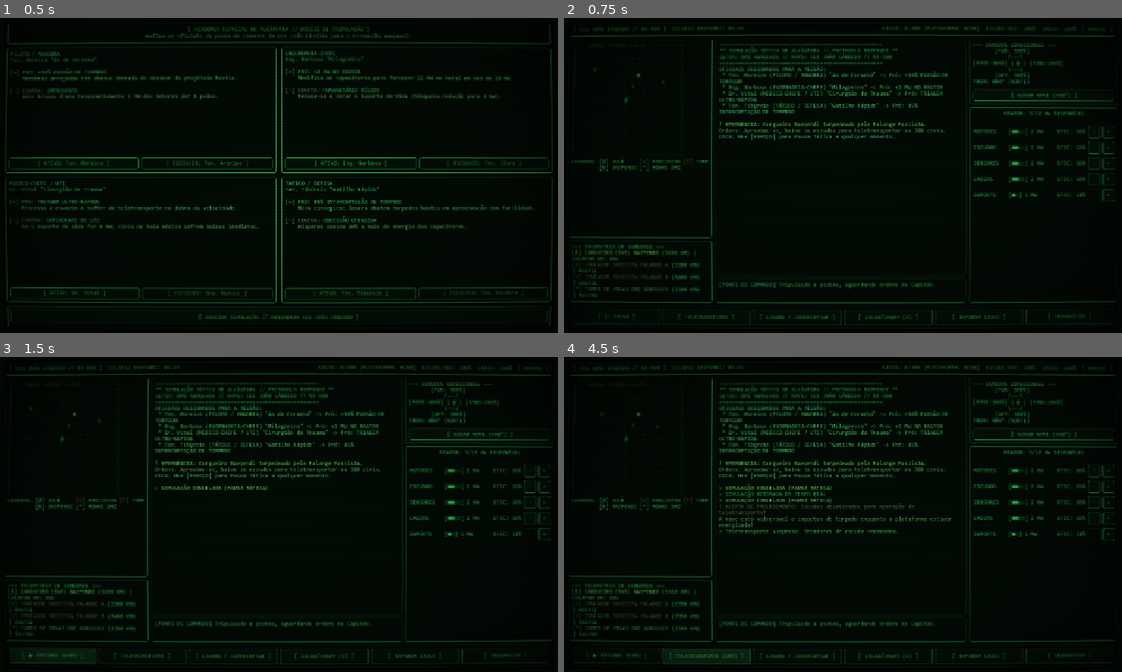
Above: before the commit, frames 1-4 (two rows, left to right).
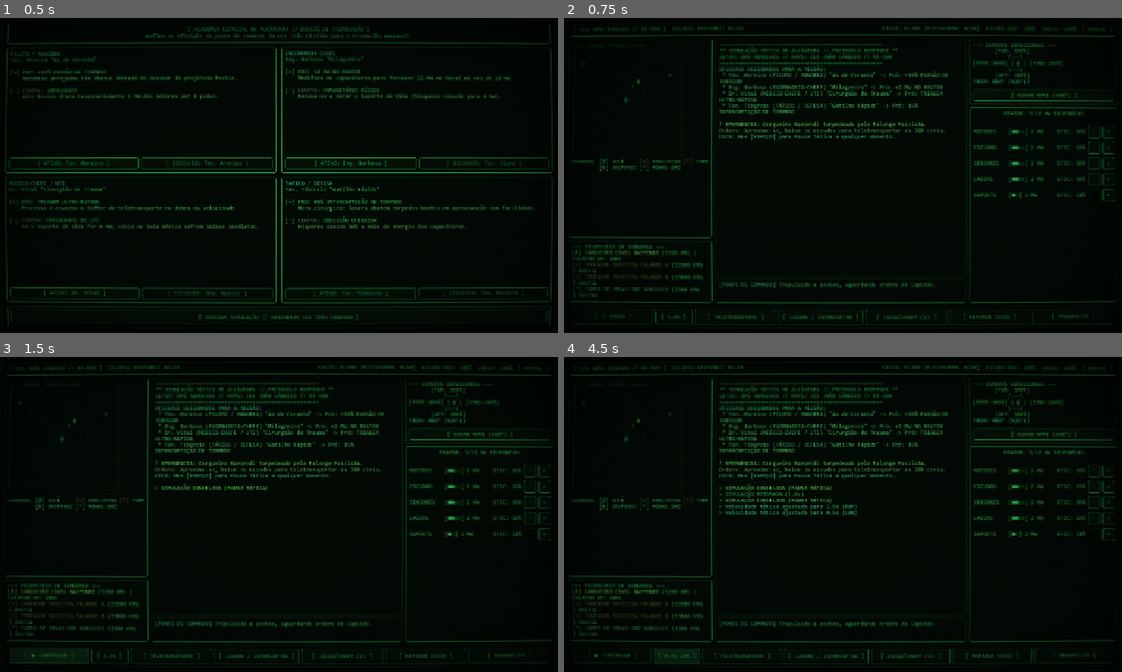
Above: after the commit, the same moments.

Repository: lucasfpastre/scifigame
Game: Godot game, scene res://scenes/crew_selection.tscn
Two runs of this game, one before a commit and one after it. Both use one fixed random seed, a clock stepped at 60 frames per second and the inputs below.
Inputs (mouse positions are in pixels of both pictures, inside the frame that each line leads up to):
- Up to frame 1 (0.5 s): no input
- Up to frame 2 (0.75 s): click "[ INICIAR SIMULAÇÃO // DESDOB…" at 0.5 s
- Up to frame 3 (1.5 s): click "[ || PAUSA ]" at 1.25 s
- Up to frame 4 (4.5 s): click "[ ▶ RETOMAR TEMPO ]" (after the commit: "[ ▶ CONTINUAR ]") at 2 s; click "[ || PAUSA TÁTICA ]" (after the commit: "[ || PAUSA ]") at 2.75 s; click (670, 656) at 3.5 s, where only the run after the commit has a clickable "[ 1.0x ]"; click (675, 656) at 4.25 s, where only the run after the commit has a clickable "[ 1.5x RAP ]"

Frame 1 is identical in both runs. In frame 2, 0.5% of the frame differs, in the area x 5-95%, y 15-98%; in frame 3, 0.6%; in frame 4, 1.7%, in the area x 4-96%, y 17-98%.

Commit message:
feat: rebalanceamento de ritmo tático, controle de velocidade (0.5x, 1x, 1.5x) e escalonamento de ameaça

Diff:
--- a/scenes/main_console.tscn
+++ b/scenes/main_console.tscn
@@ -355,6 +355,12 @@
 size_flags_horizontal = 3
 text = "[ || PAUSA ]"
 
+[node name="BtnSpeed" type="Button" parent="Margin/Layout/ActionBar/HBox"]
+unique_name_in_owner = true
+custom_minimum_size = Vector2(85, 0)
+layout_mode = 2
+text = "[ 1.0x ]"
+
 [node name="BtnTransport" type="Button" parent="Margin/Layout/ActionBar/HBox"]
 unique_name_in_owner = true
 layout_mode = 2
--- a/scripts/main_console.gd
+++ b/scripts/main_console.gd
@@ -31,6 +31,7 @@
 
 # Botões de Ação na Barra Inferior
 @onready var btn_pause: Button = %BtnPause
+@onready var btn_speed: Button = %BtnSpeed
 @onready var btn_transport: Button = %BtnTransport
 @onready var btn_fire: Button = %BtnFire
 @onready var btn_chaff: Button = %BtnChaff
@@ -43,8 +44,10 @@
 # Controle de Tempo e Loop Semi-Real-Time
 var is_paused: bool = false
 var is_game_over: bool = false
+var speed_multiplier: float = 1.0
+var base_tick_interval: float = 2.4 # 2.4s por pulso em 1.0x (cadência tática legível)
+var tick_interval: float = 2.4
 var tick_accumulator: float = 0.0
-var tick_interval: float = 1.4 # Segundos por pulso tático
 var stardate: float = 4312.1
 var tick_count: int = 1
 
@@ -76,13 +79,20 @@
 func _input(event: InputEvent) -> void:
 	if event.is_action_pressed("ui_accept") or (event is InputEventKey and event.pressed and event.keycode == KEY_SPACE):
 		_toggle_pause()
+	elif event is InputEventKey and event.pressed and not is_game_over:
+		if event.keycode == KEY_1:
+			_set_speed(0.5)
+		elif event.keycode == KEY_2:
+			_set_speed(1.0)
+		elif event.keycode == KEY_3:
+			_set_speed(1.5)
 
 func _process(delta: float) -> void:
 	if is_game_over:
 		return
 
 	if not is_paused:
-		var collapsed = radar.tick_collapse_timer(delta)
+		var collapsed = radar.tick_collapse_timer(delta * speed_multiplier)
 		_update_header_status()
 		if collapsed:
 			_log("[color=#ff1111]*** CATÁSTROFE: O CASCO DO CARGUEIRO BAEPENDI COLAPSOU! ***[/color]")
@@ -99,11 +109,30 @@
 	is_paused = not is_paused
 	sfx.play_click()
 	if is_paused:
-		btn_pause.text = "[ ▶ RETOMAR TEMPO ]"
+		btn_pause.text = "[ ▶ CONTINUAR ]"
 		_log("[color=#ffff55]> SIMULAÇÃO CONGELADA (PAUSA TÁTICA)[/color]")
 	else:
-		btn_pause.text = "[ || PAUSA TÁTICA ]"
-		_log("[color=#33ff66]> SIMULAÇÃO RETOMADA EM TEMPO REAL[/color]")
+		btn_pause.text = "[ || PAUSA ]"
+		_log("[color=#33ff66]> SIMULAÇÃO RETOMADA (%.1fx)[/color]" % speed_multiplier)
+
+func _on_speed_toggle() -> void:
+	if is_game_over: return
+	sfx.play_click()
+	if speed_multiplier == 1.0:
+		_set_speed(1.5)
+	elif speed_multiplier == 1.5:
+		_set_speed(0.5)
+	else:
+		_set_speed(1.0)
+
+func _set_speed(new_speed: float) -> void:
+	speed_multiplier = new_speed
+	tick_interval = base_tick_interval / speed_multiplier
+	var label_tag = "NOR"
+	if speed_multiplier == 0.5: label_tag = "LEN"
+	elif speed_multiplier == 1.5: label_tag = "RAP"
+	btn_speed.text = "[ %.1fx %s ]" % [speed_multiplier, label_tag]
+	_log("[color=#55ffff]> Velocidade tática ajustada para %.1fx (%s)[/color]" % [speed_multiplier, label_tag])
 
 func _advance_tactical_tick() -> void:
 	tick_count += 1
@@ -202,6 +231,7 @@
 	ship.crew_intercom.connect(_on_crew_intercom)
 
 	btn_pause.pressed.connect(_toggle_pause)
+	btn_speed.pressed.connect(_on_speed_toggle)
 	btn_rotate.pressed.connect(_on_action_rotate)
 	btn_transport.pressed.connect(_on_action_transport_toggle)
 	btn_fire.pressed.connect(_on_action_fire_or_intercept)
--- a/scripts/tactical_radar.gd
+++ b/scripts/tactical_radar.gd
@@ -5,8 +5,8 @@
 var contacts: Array[Dictionary] = []
 var active_torpedoes: Array[Dictionary] = []
 
-# Relógio de Colapso da Kobayashi Maru (em segundos)
-var km_collapse_seconds: float = 95.0
+# Relógio de Colapso do Baependi (3 minutos completos para permitir planejamento tático)
+var km_collapse_seconds: float = 180.0
 var km_is_destroyed: bool = false
 var sweep_phase: int = 0
 
@@ -16,7 +16,7 @@
 func reset_simulation_sector() -> void:
 	contacts.clear()
 	active_torpedoes.clear()
-	km_collapse_seconds = 95.0
+	km_collapse_seconds = 180.0
 	km_is_destroyed = false
 
 	# Cargueiro Civil Baependi (Em perigo - Amarelo)
@@ -27,29 +27,29 @@
 		"icon": "B",
 		"color": "#ffff44",
 		"x": 2,
-		"y": -4,
-		"distance_km": 3600,
-		"hull": 28,
+		"y": -3,
+		"distance_km": 3200,
+		"hull": 40,
 		"shield": 0,
 		"hostile": false,
 		"identified": false
 	})
 
-	# Cruzadores de Ataque da Falange Fascista (Inimigos - Vermelho)
+	# Cruzadores de Ataque da Falange Fascista (Iniciam mais distantes, permitindo tempo de reação)
 	contacts.append({
 		"id": "FAL-01",
 		"name": "CRUZADOR FASCISTA FALANGE A",
 		"type": "WARSHIP",
 		"icon": "V",
 		"color": "#ff4444",
-		"x": -5,
-		"y": -5,
-		"distance_km": 7200,
+		"x": -7,
+		"y": -6,
+		"distance_km": 11500,
 		"hull": 100,
 		"shield": 100,
 		"hostile": true,
 		"identified": false,
-		"torpedo_cooldown": 2
+		"torpedo_cooldown": 7 # Demora 7 pulsos antes do primeiro disparo
 	})
 
 	contacts.append({
@@ -58,14 +58,14 @@
 		"type": "WARSHIP",
 		"icon": "V",
 		"color": "#ff4444",
-		"x": 6,
-		"y": -3,
-		"distance_km": 8400,
+		"x": 7,
+		"y": -4,
+		"distance_km": 13800,
 		"hull": 100,
 		"shield": 100,
 		"hostile": true,
 		"identified": false,
-		"torpedo_cooldown": 4
+		"torpedo_cooldown": 12 # Dispara bem depois, escalonando a ameaça
 	})
 
 	# Campo de minas na Zona Desmilitarizada de Abrolhos
@@ -101,7 +101,7 @@
 func update_tactical_tick(player_engines_eff: float, player_heading: int) -> Dictionary:
 	var tick_result = {
 		"events": [] as Array[String],
-		"torpedo_hits": [] as Array[Dictionary], # { damage, quadrant, torpedo_id }
+		"torpedo_hits": [] as Array[Dictionary],
 		"new_torpedoes_launched": false
 	}
 	sweep_phase = (sweep_phase + 1) % 4
@@ -109,26 +109,26 @@
 	# 1. Movimentação e disparo dos inimigos
 	for contact in contacts:
 		if contact.hostile:
-			# Aproximação gradual
-			contact.distance_km = max(800, contact.distance_km - 450)
-			if contact.x > 0: contact.x -= 1
-			elif contact.x < 0: contact.x += 1
-			if contact.y > 0: contact.y -= 1
-			elif contact.y < 0: contact.y += 1
+			# Aproximação gradual e cadenciada
+			contact.distance_km = max(1200, contact.distance_km - 350)
+			if contact.x > 0 and randf() < 0.6: contact.x -= 1
+			elif contact.x < 0 and randf() < 0.6: contact.x += 1
+			if contact.y > 0 and randf() < 0.6: contact.y -= 1
+			elif contact.y < 0 and randf() < 0.6: contact.y += 1
 
 			# Contagem de disparo de Torpedos
-			contact["torpedo_cooldown"] = contact.get("torpedo_cooldown", 3) - 1
-			if contact["torpedo_cooldown"] <= 0 and contact.distance_km <= 6500:
-				contact["torpedo_cooldown"] = randi_range(3, 5)
+			contact["torpedo_cooldown"] = contact.get("torpedo_cooldown", 7) - 1
+			if contact["torpedo_cooldown"] <= 0 and contact.distance_km <= 8000:
+				contact["torpedo_cooldown"] = randi_range(7, 10) # Recarga espaçada
 				_launch_torpedo_from(contact)
 				tick_result["events"].append("ALERTA TÁTICO: %s DISPAROU TORPEDO DE FÓTONS!" % contact.name)
 				tick_result["new_torpedoes_launched"] = true
 		else:
 			# Se for o Cargueiro Baependi e jogador tiver motores
 			if contact.id == "BAE-01" and player_engines_eff > 0.0:
-				var approach_rate = int(400 * player_engines_eff)
+				var approach_rate = int(350 * player_engines_eff)
 				contact.distance_km = max(200, contact.distance_km - approach_rate)
-				if contact.distance_km <= 1000 and not contact.get("transporters_ready", false):
+				if contact.distance_km <= 1200 and not contact.get("transporters_ready", false):
 					contact["transporters_ready"] = true
 					tick_result["events"].append("TELETRANSPORTE PRONTO: Ao alcance dos civis do Baependi!")
 
@@ -136,21 +136,20 @@
 	var surviving_torps: Array[Dictionary] = []
 	for torp in active_torpedoes:
 		torp.distance_km -= torp.speed_km
-		# Move-se em direção ao centro (0, 0)
+		# Movimento visual no radar rumo ao centro
 		if torp.x > 0: torp.x -= 1
 		elif torp.x < 0: torp.x += 1
 		if torp.y > 0: torp.y -= 1
 		elif torp.y < 0: torp.y += 1
 
-		if torp.distance_km <= 400 or (torp.x == 0 and torp.y == 0):
-			# IMPACTO! Calcula qual quadrante da nave foi atingido baseado no ângulo relativo à proa do jogador
+		if torp.distance_km <= 300 or (torp.x == 0 and torp.y == 0):
 			var impact_quadrant = _calculate_impact_quadrant(torp.origin_dx, torp.origin_dy, player_heading)
 			tick_result["torpedo_hits"].append({
 				"id": torp.id,
-				"damage": randi_range(25, 40),
+				"damage": randi_range(18, 28), # Dano equilibrado
 				"quadrant": impact_quadrant
 			})
-			tick_result["events"].append("! IMPACTO DE TORPEDO no setor [%s] !" % impact_quadrant)
+			tick_result["events"].append("! IMPACTO DE TORPEDO no escudo [%s] !" % impact_quadrant)
 		else:
 			surviving_torps.append(torp)
 
@@ -165,18 +164,16 @@
 		"y": source.y,
 		"origin_dx": source.x,
 		"origin_dy": source.y,
-		"distance_km": source.distance_km,
-		"speed_km": 1500
+		"distance_km": min(6000, source.distance_km),
+		"speed_km": 900 # Velocidade cadenciada (dá tempo de agir em 5-6 pulsos!)
 	})
 
 # Calcula qual quadrante de escudo (FWD, AFT, PORT, STBD) é atingido dependendo da proa da nave
 func _calculate_impact_quadrant(origin_dx: int, origin_dy: int, heading: int) -> String:
-	# Ângulo do projétil vindo em direção à nave:
 	var angle_rad = atan2(float(origin_dy), float(origin_dx))
-	var angle_deg = int(rad_to_deg(angle_rad)) + 90 # 0 = Norte, 90 = Leste, 180 = Sul, 270 = Oeste
+	var angle_deg = int(rad_to_deg(angle_rad)) + 90
 	if angle_deg < 0: angle_deg += 360
 
-	# Ângulo relativo à proa do jogador:
 	var rel_angle = (angle_deg - heading) % 360
 	if rel_angle < 0: rel_angle += 360
 
@@ -194,13 +191,12 @@
 	if active_torpedoes.is_empty():
 		return { "success": false, "message": "Nenhum torpedo hostil em trajetória!" }
 
-	# Pega o torpedo mais próximo
 	var nearest_torp = active_torpedoes[0]
 	for t in active_torpedoes:
 		if t.distance_km < nearest_torp.distance_km:
 			nearest_torp = t
 
-	var hit_chance = 0.5 + (laser_efficiency * 0.4)
+	var hit_chance = 0.55 + (laser_efficiency * 0.35)
 	if randf() < hit_chance:
 		active_torpedoes.erase(nearest_torp)
 		return { "success": true, "message": "Feixe laser interceptou e detonou %s antes do impacto!" % nearest_torp.id }
@@ -211,7 +207,6 @@
 func deploy_chaff_countermeasure() -> bool:
 	if active_torpedoes.is_empty():
 		return false
-	# Desvia o torpedo mais perigoso
 	active_torpedoes.remove_at(0)
 	return true
 
@@ -220,7 +215,6 @@
 	var center = grid_size / 2
 	var grid: Array[Array] = []
 
-	# Inicializa grade com fundo sutil em cor escura
 	for y in range(grid_size):
 		var row: Array[String] = []
 		for x in range(grid_size):
@@ -252,14 +246,13 @@
 				icon_col = "#ffaa00"
 			grid[cy][cx] = "[color=%s]%s[/color]" % [icon_col, icon_char]
 
-	# Torpedos em vôo (Destaque máximo: Vermelho brilhante / Piscando)
+	# Torpedos em vôo
 	for torp in active_torpedoes:
 		var tx = center + torp.x
 		var ty = center + torp.y
 		if tx >= 0 and tx < grid_size and ty >= 0 and ty < grid_size:
 			grid[ty][tx] = "[color=#ff1111][b]![/b][/color]"
 
-	# Monta moldura
 	var result = "[color=#1d552c]+--- RADAR TÁTICO L.A.R. ----------+[/color]\n"
 	for y in range(grid_size):
 		var line_str = "[color=#1d552c]|[/color]"
@@ -275,11 +268,10 @@
 func get_contact_telemetry(sensor_efficiency: float) -> String:
 	var text = "[color=#33ff66]=== TELEMETRIA DE SENSORES ===[/color]\n"
 
-	# Destaque para Torpedos em Vôo
 	if not active_torpedoes.is_empty():
 		text += "[color=#ff2222]!! ALERTA: %d TORPEDO(S) EM CURSO DE COLISÃO !![/color]\n" % active_torpedoes.size()
 		for t in active_torpedoes:
-			text += "[color=#ff4444] >> %s: DIST %d KM (IMPACTO IMINENTE)[/color]\n" % [t.id, t.distance_km]
+			text += "[color=#ff4444] >> %s: DIST %d KM[/color]\n" % [t.id, t.distance_km]
 
 	for c in contacts:
 		var dist_str = "%d KM" % c.distance_km if sensor_efficiency >= 0.5 else "ESTIMADA ~%d KM" % (c.distance_km + (randi() % 500 - 250))
